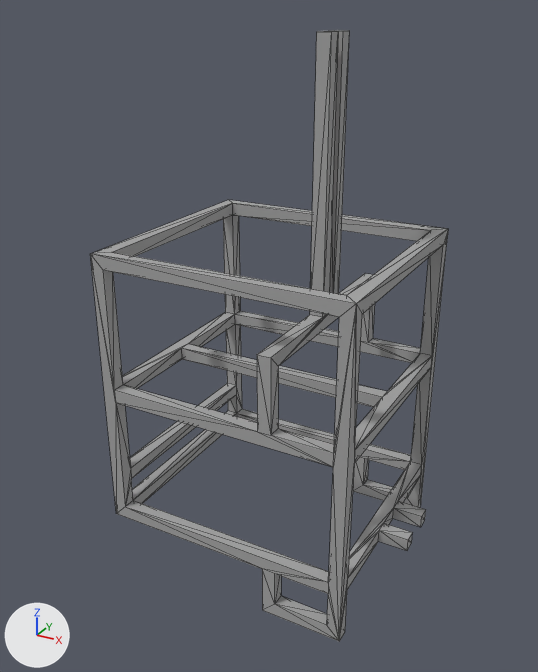
The COLLADA model orange_description/meshes/chassis.dae, before and after one commit.
Before and after are seen from a 50 mm lens placed at (0.408, -1.527, 0.425), pointed at (-0.274, -0.286, -0.195). Every picture has the same lights, and +X, +Y and +Z are marked at lower left. Mesh edges are drawn as thin lines. Where no turn or scale is listed for an object, it has been applied to the vertices.

The first picture shows 'Part 1'.
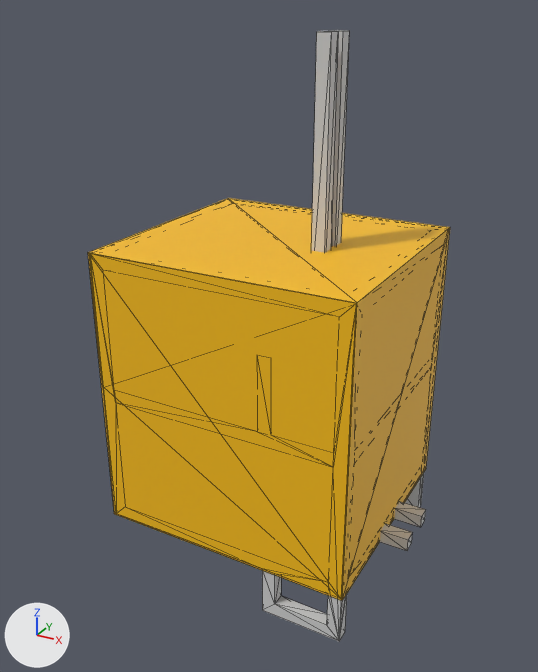
Commit message: Change exterior to Orange

Edits to the scene script, one JSON object a line:
```json
{"op": "set", "path": "mat_id10.base_color", "old": "(0.376, 0.376, 0.376)", "new": "(0.647, 0.647, 0.647)", "note": "grey #a5a5a5 -> light grey #d2d2d2"}
{"op": "add", "block": "mat_id18", "code": ["mat_id18 = principled_material('ID18')", "mat_id18.base_color = (0.969, 0.525, 0.00392)  # yellow #fbc00d"]}
{"op": "add", "block": "me_オブジェクト_001", "code": ["me_オブジェクト_001 = bpy.data.meshes.new('オブジェクト.001')", "me_オブジェクト_001.from_pydata(...)  # 20 vertices, 40 faces; spans x -0.051..0.498, y -0.506..0.0, z -0.045..0.558", "me_オブジェクト_001.materials.append(mat_id18)  # yellow #fbc00d"]}
{"op": "add", "block": "ob_オブジェクト_001", "code": ["ob_オブジェクト_001 = bpy.data.objects.new('オブジェクト.001', me_オブジェクト_001)", "ob_オブジェクト_001.location = (-0.495, 0.003, -0.555)"]}
```

What differs and where, as boxes (x1, y1, x2, y2) in the pictures (538 x 672 px):
```json
{"object": "オブジェクト.001", "change": "added", "after": [88, 198, 450, 600], "on screen": "yellow"}
{"object": "Part 1", "change": "recoloured", "before": [90, 30, 448, 641], "after": [90, 30, 448, 641]}
```
